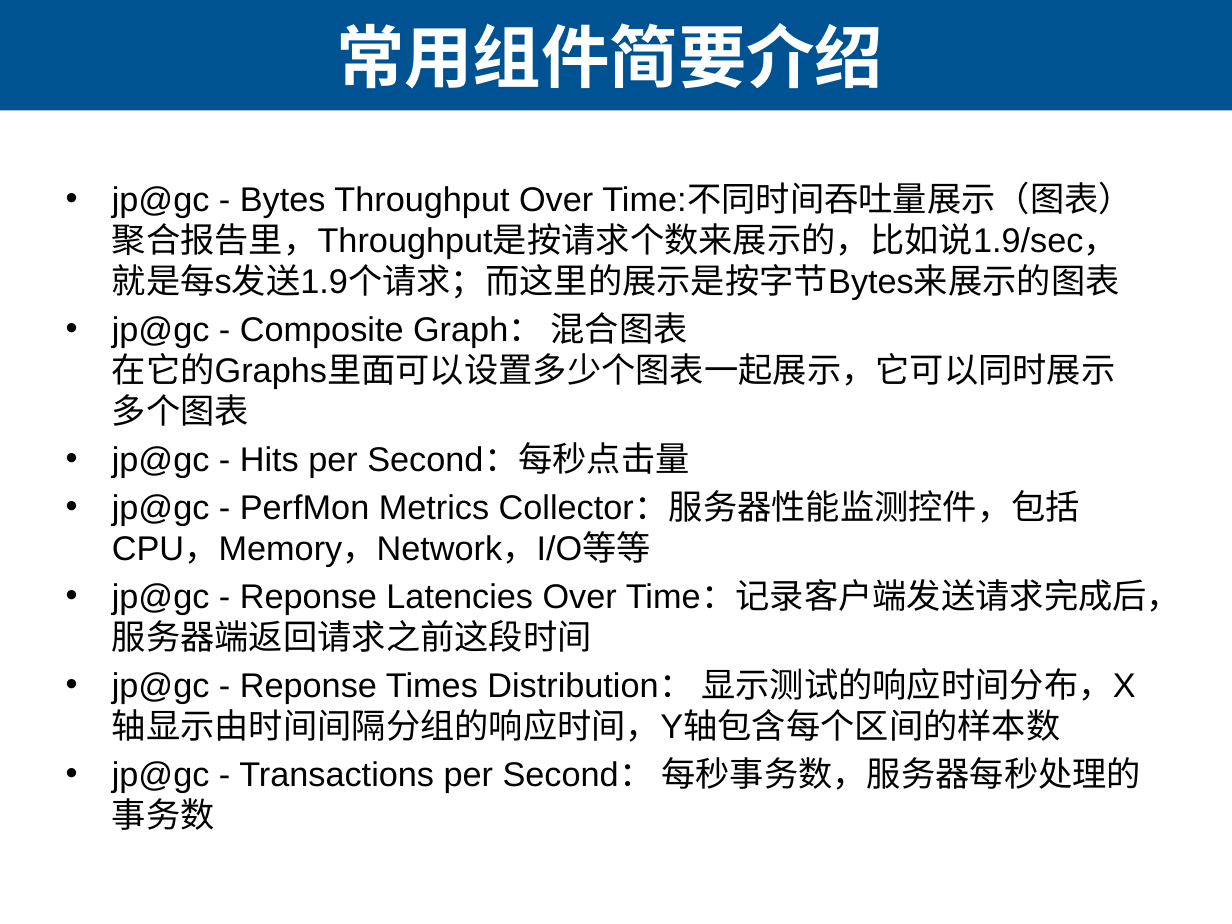
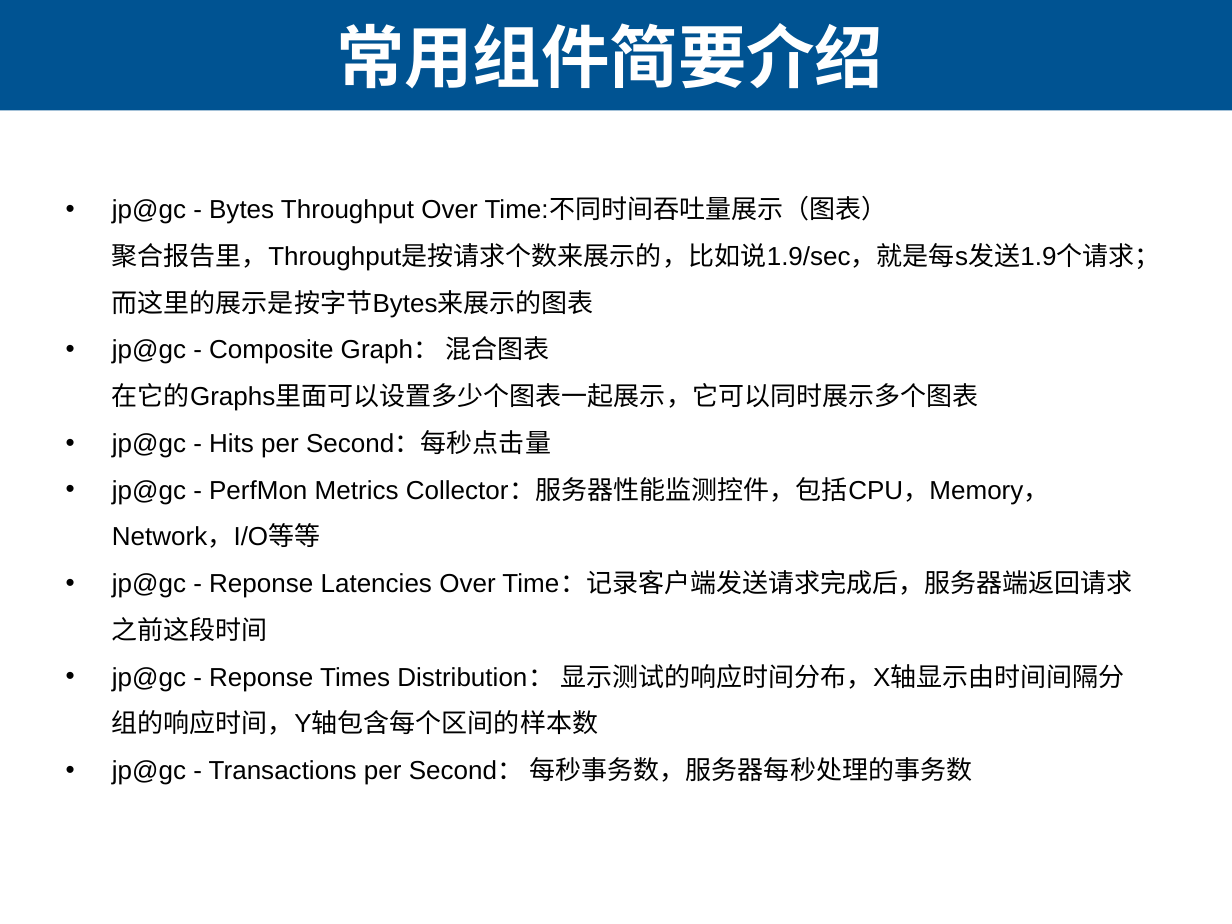
Before and after one commit to lihuanzhen/load-testing, a slide deck: slide 5 of 22 Jmeter性能测试实战.pptx (slide 6 before the commit). Drawn at 1232x924 pixels with LibreOffice and Linux fonts; fonts in the diff are those of the drawing. Boxes give left, top, right and bottom in pixels: in the first picture for what was removed or moved away, otherwise in the second. Text is boxed around its words. In the diff, an @@ line names an element or a change of style, - is before the commit and + after.

```diff
--- a/22 Jmeter性能测试实战.pptx
+++ b/22 Jmeter性能测试实战.pptx
@@ text "jp@gc - Bytes Throughput Over ..." at [112,197,1161,785]: size 20 to 15.2 pt; line spacing 1 to 1.5; less space between paragraphs @@
```
Also in this commit, not shown: 10 other slides changed, 3 slides added, 4 slides removed, 1 other file.
